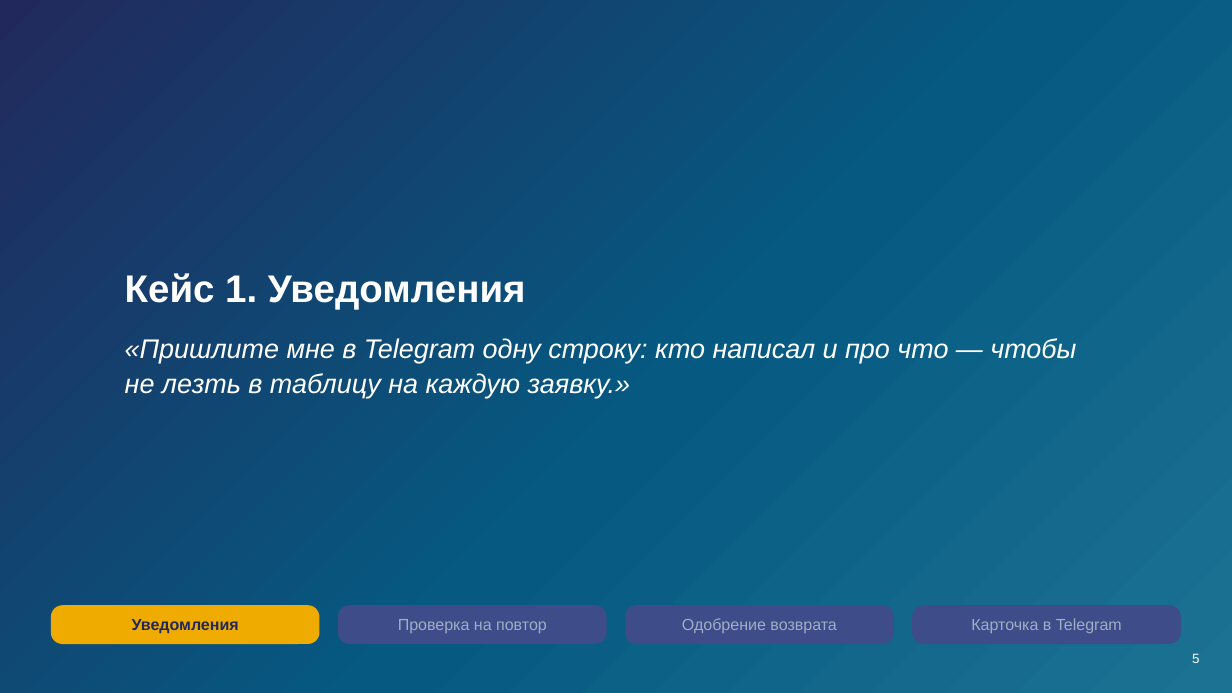
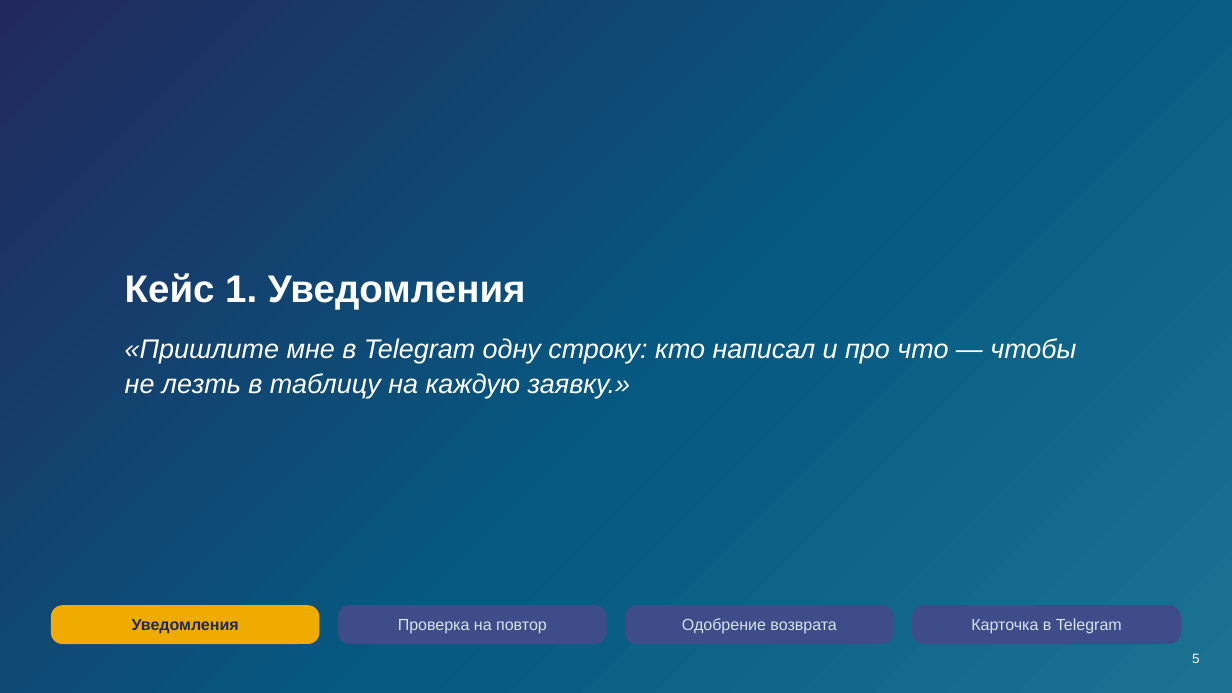
Before and after one commit to tellina-study/AI-usage-lessons, a slide deck: slide 5 of library/seminars/sem-08/rendered/sem-08.pptx. Drawn at 1232x693 pixels with LibreOffice and Linux fonts; fonts in the diff are those of the drawing. Boxes give left, top, right and bottom in pixels: in the first picture for what was removed or moved away, otherwise in the second. Text is boxed around its words. In the diff, an @@ line names an element or a change of style, - is before the commit and + after.

```diff
--- a/library/seminars/sem-08/rendered/sem-08.pptx
+++ b/library/seminars/sem-08/rendered/sem-08.pptx
@@ text colour #9FAEC4 to #D6E2EC in 3 elements at bbox=[398, 619, 547, 634], bbox=[682, 618, 836, 633], bbox=[971, 618, 1122, 634] @@
```
Also in this commit, not shown: 4 other slides changed, 1 slide added, 1 slide removed, 18 other files.
